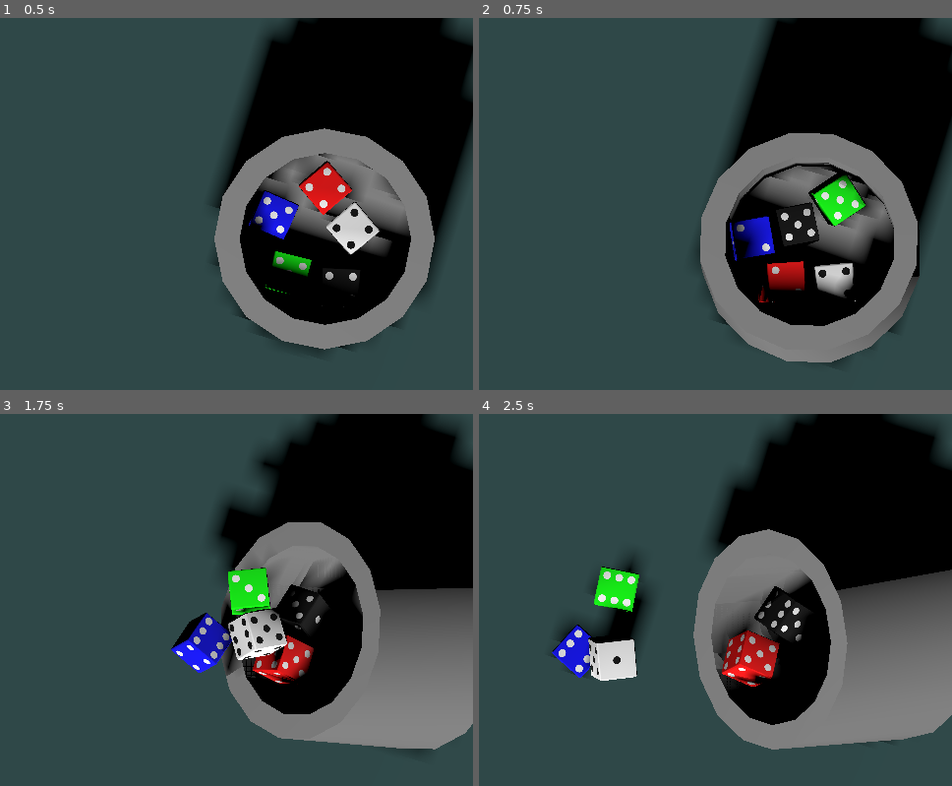
Above: before the commit, frames 1-4 (two rows, left to right).
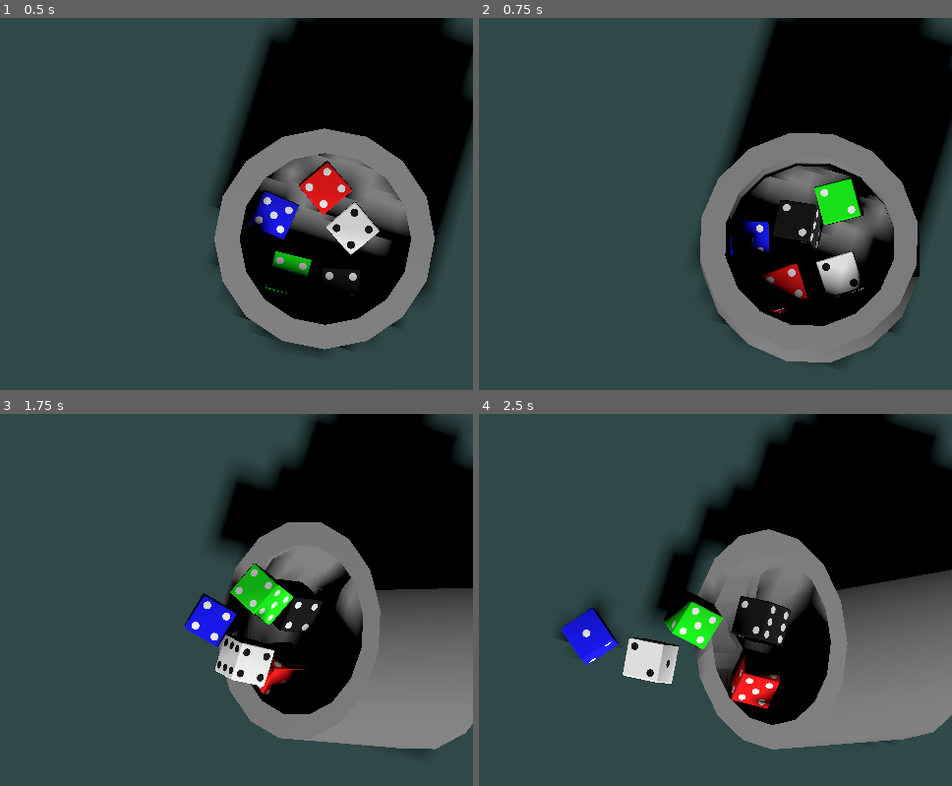
Above: after the commit, the same moments.

Repository: SangHyung-Jung/ColorDiceRollGame
Game: Godot game, scene res://placeholder.tscn
The game is run twice, just before and just after one commit, with the same random seed, the same clock (stepped at 60 frames per second) and the same inputs.
Inputs (mouse positions are in pixels of both pictures, inside the frame that each line leads up to):
- Up to frame 1 (0.5 s): no input
- Up to frame 2 (0.75 s): move the mouse to (729, 215) at 0.52 s; click (729, 215) at 0.67 s
- Up to frame 3 (1.75 s): move the mouse to (outside the picture) at 1.27 s; click (outside the picture) at 1.42 s
- Up to frame 4 (2.5 s): move the mouse to (639, 536) at 2.02 s; click (639, 536) at 2.17 s

Frame 1 is identical in both runs. In frame 2, 2.9% of the frame differs, in the area x 53-85%, y 38-80%; in frame 3, 8.3%; in frame 4, 11%, in the area x 15-74%, y 22-80%.

Commit message:
keep_dice

Diff:
--- a/scripts/main.gd
+++ b/scripts/main.gd
@@ -11,6 +11,7 @@
 const CupScene := preload("res://cup.tscn")
 
 # 생성할 주사위 목록
+const HAND_SIZE:int = 5			# 주사위 개수
 var dice_set: Array[DiceDef] = []
 # 실제 주사위 노드들을 담을 배열
 var dice_nodes: Array[Node] = []
@@ -19,8 +20,20 @@
 
 # 굴리기 결과 및 상태 관리 변수
 var _finished_dice_count := 0
-var _roll_results := {}
+var _roll_results: Dictionary[String, int] = {}
 var _roll_in_progress := false # 굴리기가 진행 중인지 (흔들기~쏟기~멈춤)
+
+# --- Keep(선택) 관련 상태 ---
+var _selection_enabled := false                 # 결과가 정렬된 뒤에만 선택 허용
+var kept_dice: Array[Node3D] = []               # 선택(Keep)된 주사위 목록
+
+# --- Keep 영역(화면 왼쪽 상단) 배치 파라미터 ---
+const KEEP_ANCHOR := Vector3(-12, 3, -8)       # 시작 위치(씬 좌표계, 필요시 조정)
+const KEEP_STEP_X := 2.2                        # 가로 간격
+const KEEP_STEP_Z := 2.2                        # 세로(행) 간격
+const KEEP_COLS := 5                            # 한 줄에 몇 개까지
+
+var camera: Camera3D
 
 func _ready() -> void:
 	# 1. 기본 3D 환경 설정
@@ -35,7 +48,7 @@
 	# 3. 굴릴 주사위 설정 (예: D6 5개)
 	var d6_shape = DiceShape.new("D6")
 	var colors = [Color.WHITE, Color.RED, Color.BLUE, Color.BLACK, Color.GREEN]
-	for i in range(5):
+	for i in range(HAND_SIZE):
 		var d_def = DiceDef.new()
 		d_def.name = "D6_" + str(i)
 		d_def.shape = d6_shape
@@ -49,7 +62,7 @@
 
 func _setup_environment() -> void:
 	# 카메라 추가 (탑뷰, 직교 투영)
-	var camera = Camera3D.new()
+	camera = Camera3D.new()
 	add_child(camera)
 	camera.projection = Camera3D.PROJECTION_ORTHOGONAL
 	camera.size = 18 # 직교 투영 시의 줌 레벨 (숫자가 작을수록 확대)
@@ -98,26 +111,94 @@
 
 		add_child(dice)
 		# 생성 후 즉시 물리 활성화 및 초기 하향 속도 부여
+		dice.add_to_group('dice')
 		dice.freeze = false
 		dice.linear_velocity.y = -1.0 # 약간의 하향 속도
 		dice_nodes.append(dice)
 
 		dice.roll_finished.connect(_on_dice_roll_finished.bind(dice.name))
 
+func _pick_dice_under_mouse(mouse_pos: Vector2) -> Node3D:
+	if camera == null:
+		return null
+	var from: Vector3 = camera.project_ray_origin(mouse_pos)
+	var dir: Vector3  = camera.project_ray_normal(mouse_pos)
+	var to: Vector3   = from + dir * 1000.0
+
+	var space := get_world_3d().direct_space_state
+	var hit := space.intersect_ray(PhysicsRayQueryParameters3D.create(from, to))
+	if hit.is_empty():
+		return null
+
+	var collider:Object = hit.get("collider")
+	if collider == null:
+		return null
+
+	# 주사위 노드 찾기: 콜라이더가 주사위 자신일 수도, 자식일 수도 있으니 위로 타고 올라감
+	var node := collider as Node
+	while node and node != self:
+		if node.is_in_group('dice'):
+			return node as Node3D
+		#if node.has_method("show_face") and node.has_method("apply_central_impulse"):
+			#return node as Node3D
+		node = node.get_parent()
+	return null
+
+func _keep_dice(dice: Node3D) -> void:
+	if kept_dice.has(dice):
+		return  # 이미 선택됨
+
+	# 굴림 후보에서 제거(다음 reset에서 삭제 대상에서 빠짐)
+	dice_nodes.erase(dice)
+
+	# 물리적 동작 정지(필요한 경우)
+	if "freeze" in dice:
+		dice.freeze = false  # 트윈 이동 위해 잠깐 해제
+	if "linear_velocity" in dice:
+		dice.linear_velocity = Vector3.ZERO
+	if "angular_velocity" in dice:
+		dice.angular_velocity = Vector3.ZERO
+
+	# 목표 위치 계산(왼쪽 상단부터 행렬 배치)
+	var idx := kept_dice.size()
+	var col := idx % KEEP_COLS
+	var row := int(idx / KEEP_COLS)
+	var target := KEEP_ANCHOR + Vector3(col * KEEP_STEP_X, 0, row * KEEP_STEP_Z)
+
+	# 부드럽게 이동 후 고정
+	var t := create_tween().set_trans(Tween.TRANS_SINE).set_ease(Tween.EASE_OUT)
+	t.tween_property(dice, "global_position", target, 0.35)
+	await t.finished
+	if "freeze" in dice:
+		dice.freeze = true
+
+	kept_dice.append(dice)
+
+	# 어떤 주사위가 선택되었는지 출력 (이름, 값)
+	var val: int = int(_roll_results.get(dice.name, -1))  # 키 없으면 -1 반환 (권장)
+	print("[KEEP] ", dice.name, " -> value=", val)
+
 func _unhandled_input(event: InputEvent) -> void:
 	if event is InputEventMouseButton and event.button_index == MOUSE_BUTTON_LEFT:
 		if event.pressed:
-			# 굴리기가 진행 중이 아니라면 (즉, 결과가 나온 상태라면) 다시 굴리기 시작
+			# 선택 모드면: 우선 주사위 픽킹 시도
+			if _selection_enabled:
+				var hit_dice := _pick_dice_under_mouse(event.position)
+				if hit_dice != null:
+					_keep_dice(hit_dice)
+					return
+				# 주사위가 아니면 기존 흐름(새 굴리기 시작)으로 진행
+			# 선택 모드가 아니면 기존 흐름 그대로
 			if not _roll_in_progress:
 				reset_roll()
-				_roll_in_progress = true # 새 굴리기 시작
-
-			# 마우스를 누르면 계속 흔들기 시작
+				_roll_in_progress = true
+				_selection_enabled = false   # ★ 선택모드 해제
 			if cup.has_method("start_shaking"):
 				cup.start_shaking()
 		else:
-			# 마우스를 떼면 흔들기를 멈추고 쏟아냄
-			_on_mouse_release()
+			# 굴리기 중일 때만 쏟기 실행
+			if _roll_in_progress:
+				_on_mouse_release()
 
 # 마우스 버튼을 뗄 때의 동작을 처리하는 비동기 함수
 func _on_mouse_release() -> void:
@@ -145,6 +226,7 @@
 		print("\n--- Roll Finished! ---") # 총합 대신 굴리기 완료 메시지
 		_roll_in_progress = false # 굴리기 종료
 		_display_results() # 결과 정렬 및 표시
+		_selection_enabled = true
 
 # 굴리기를 초기화하고 다시 시작할 준비
 func reset_roll() -> void:
@@ -160,6 +242,19 @@
 	# 주사위들 초기화
 	_finished_dice_count = 0
 	_roll_results.clear()
+
+	# 4) 새로 스폰해야 하는 개수만큼만 DiceDef 구성
+	dice_set.clear()
+	var d6_shape = DiceShape.new("D6")
+	var colors = [Color.WHITE, Color.RED, Color.BLUE, Color.BLACK, Color.GREEN]
+	for i in range(HAND_SIZE):
+		var d_def = DiceDef.new()
+		# 이름은 겹치지 않게 유니크하게
+		d_def.name = "D6_new_%s_%d" % [str(Time.get_ticks_msec()), i]
+		d_def.shape = d6_shape
+		d_def.color = colors[i % colors.size()]
+		d_def.pips_texture = PIPS_TEXTURE
+		dice_set.append(d_def)
 
 	# 주사위들을 컵 안에 다시 스폰 (물리 활성화 상태로)
 	_spawn_dice_in_cup()
